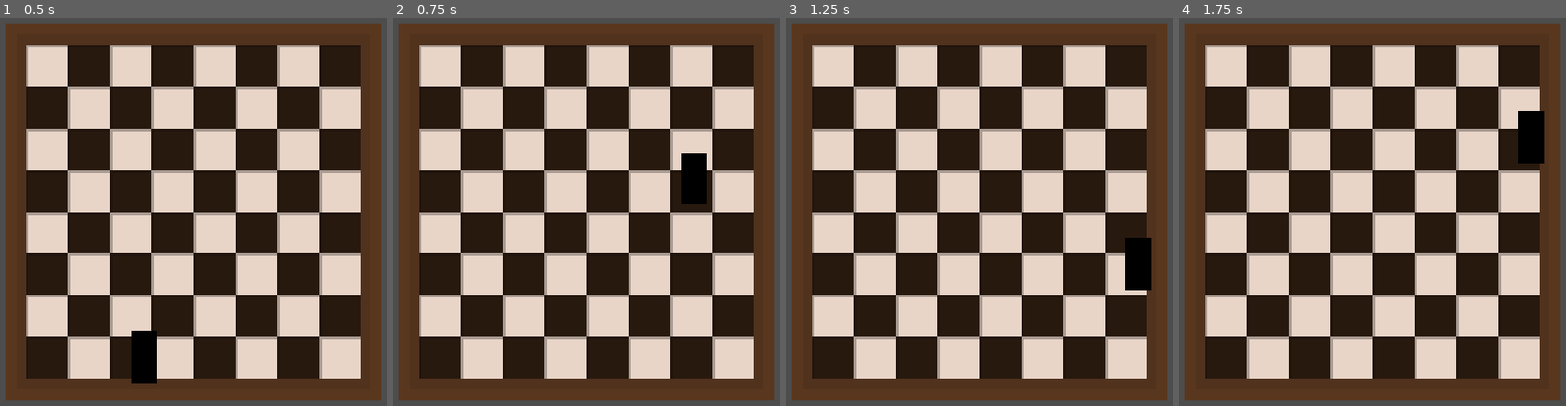
Above: before the commit, frames 1-4 (left to right).
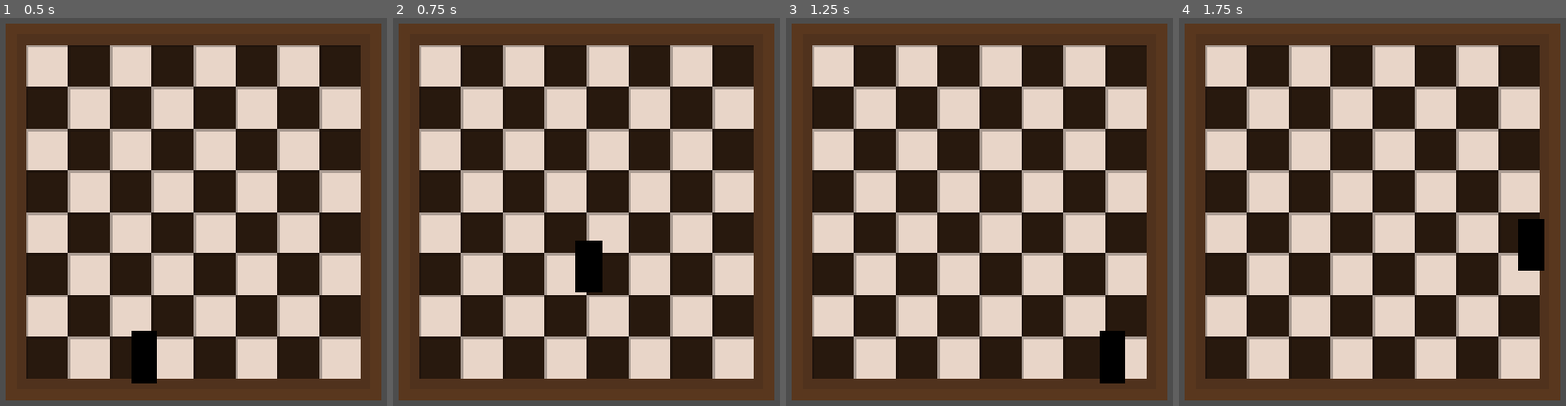
Above: after the commit, the same moments.

Repository: rs-code-hk/chess_gone_rogue
Game: Godot game, scene res://Scenes/game.tscn
Two runs of this game, one before a commit and one after it. Both use one fixed random seed, a clock stepped at 60 frames per second and the inputs below.
Inputs:
- Up to frame 1 (0.5 s): no input
- Up to frame 2 (0.75 s): tap Enter (ui_accept) at 0.5, 0.6 s; hold Right (ui_right) from 0.53 s (still down)
- Up to frame 3 (1.25 s): keep holding Right (ui_right); tap Enter (ui_accept) at 0.77, 1.07 s
- Up to frame 4 (1.75 s): keep holding Right (ui_right); tap Enter (ui_accept) at 1.35, 1.52 s

Frame 1 is identical in both runs. In frame 2, 1.8% of the frame differs, in the area x 47-82%, y 34-71%; in frame 3, 1.8%; in frame 4, 1.8%, in the area x 87-95%, y 23-66%.

Commit message:
Walljumping

Diff:
--- a/chess-gone-rogue/Scenes/player.tscn
+++ b/chess-gone-rogue/Scenes/player.tscn
@@ -37,3 +37,9 @@
 [node name="AnimatedSprite2D" type="AnimatedSprite2D" parent="." unique_id=198709354]
 sprite_frames = SubResource("SpriteFrames_f60y1")
 animation = &"Placeholder"
+
+[node name="RayCastLeft" type="RayCast2D" parent="." unique_id=1197997488]
+target_position = Vector2(-8, 0)
+
+[node name="RayCastRight" type="RayCast2D" parent="." unique_id=18192860]
+target_position = Vector2(8, 0)
--- a/chess-gone-rogue/Scenes/player_movement.gd
+++ b/chess-gone-rogue/Scenes/player_movement.gd
@@ -1,25 +1,43 @@
 extends CharacterBody2D
 
+@onready var ray_cast_left: RayCast2D = $RayCastLeft
+@onready var ray_cast_right: RayCast2D = $RayCastRight
 
-const SPEED = 300.0
-const JUMP_VELOCITY = -400.0
+const SPEED = 100.0
+const FRICTION:float = 0.03
+const JUMP_VELOCITY = -200.0
 
+var jumps = 2
+var walljumping = 0
 
 func _physics_process(delta: float) -> void:
+	walljumping -= 1
+
+	# Get Jump Count
+	if is_on_floor():
+		jumps = 2
+
 	# Add the gravity.
 	if not is_on_floor():
 		velocity += get_gravity() * delta
 
 	# Handle jump.
-	if Input.is_action_just_pressed("ui_accept") and is_on_floor():
+	if Input.is_action_just_pressed("ui_accept") and jumps > 0:
 		velocity.y = JUMP_VELOCITY
+		jumps -= 1
+		if not is_on_floor() and is_on_ceiling():
+			walljumping = 10
+			if ray_cast_left.is_colliding():
+				velocity.x += SPEED
+			if ray_cast_right.is_colliding():
+				velocity.x += -SPEED
 
 	# Get the input direction and handle the movement/deceleration.
 	# As good practice, you should replace UI actions with custom gameplay actions.
 	var direction := Input.get_axis("ui_left", "ui_right")
-	if direction:
+	if direction and walljumping < 1:
 		velocity.x = direction * SPEED
 	else:
-		velocity.x = move_toward(velocity.x, 0, SPEED) * delta
+		velocity.x = move_toward(velocity.x, 0, SPEED * FRICTION)
 
 	move_and_slide()
